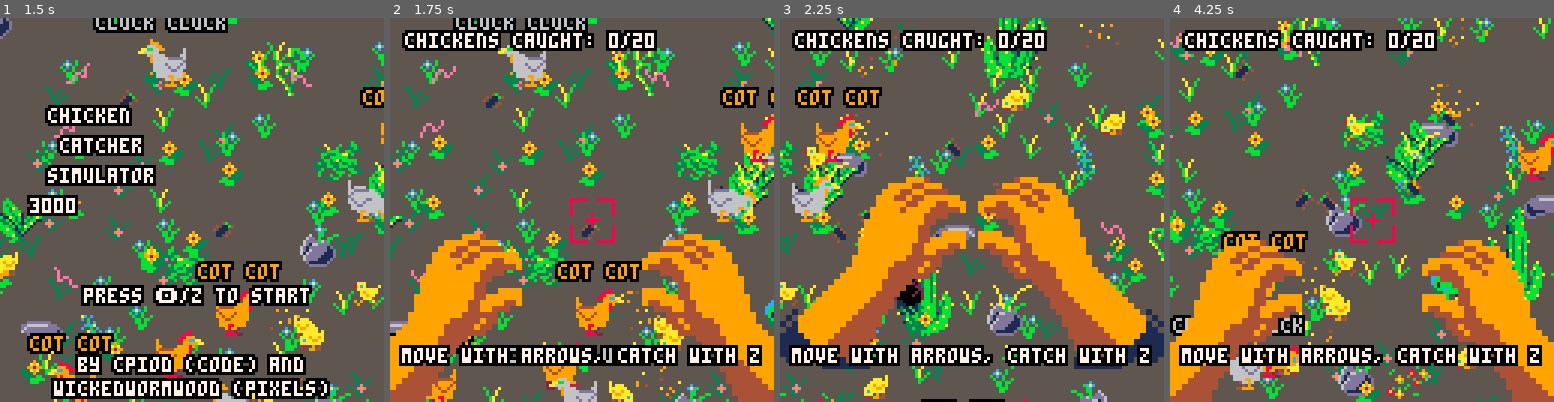
Above: before the commit, frames 1-4 (left to right).
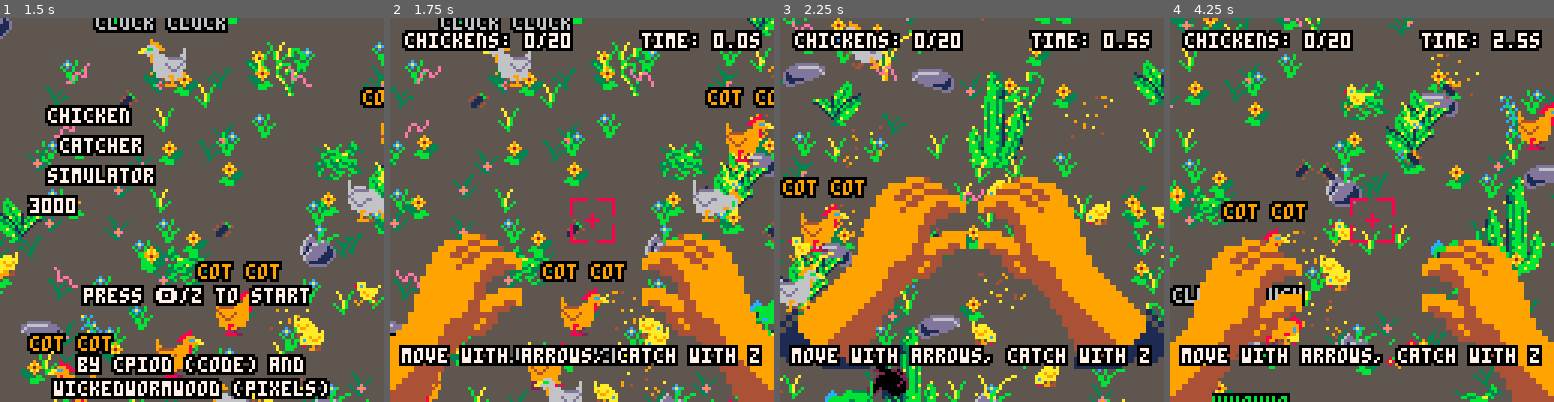
Above: after the commit, the same moments.

Repository: cpiod/ChickenCatcherSimulator3000
Game: PICO-8 cartridge chicken.p8
Two runs of this game, one before a commit and one after it. Both use one fixed random seed, a clock stepped at 60 frames per second and the inputs below.
Inputs:
- Up to frame 1 (1.5 s): tap O (Z key) at 0.7 s
- Up to frame 2 (1.75 s): hold Right from 1.6 s (still down); tap O (Z key) at 1.7 s
- Up to frame 3 (2.25 s): release Right at 2.1 s; tap O (Z key) at 2.1 s; hold Up from 2.15 s (still down)
- Up to frame 4 (4.25 s): release Up at 2.42 s; hold Right 2.47-3.03 s; tap O (Z key) every 0.4 s from 2.5 to 4.1 s; hold Left 3.08-3.58 s; hold Down 3.63-3.97 s; hold Right from 4.02 s (still down)

Frame 1 is identical in both runs. In frame 2, 26% of the frame differs, in the area x 0-100%, y 0-100%; in frame 3, 31%; in frame 4, 30%.

Commit message:
Speedrun mode

Diff:
--- a/chicken.p8
+++ b/chicken.p8
@@ -92,6 +92,8 @@
 	if s==0 then
 	 -- title
 	 if btnp(🅾️) then
+	  t0=t()
+	  t1=nil
 	  s=1
 	  tmsg=t()+5
 	 end
@@ -107,7 +109,23 @@
 	   hand_xo=20 hand_yo=-20 s=2 make_run()
 	  end
 	 end
-	 -- controls
+
+	elseif s==3 and t()>ts then
+	 -- end of capturing animation
+  hand_xo=0
+  hand_yo=0
+  s=1
+ end
+
+ -- update hand position
+ if(hand_x<hand_xo) hand_x+=2
+ if(hand_y>hand_yo) hand_y-=4
+
+ if(hand_x>hand_xo) hand_x-=1
+ if(hand_y<hand_yo) hand_y+=1
+
+ if s==1 or s==2 then
+ 	 -- controls
 	 if(btn(⬆️)) camy-=5
 	 if(btn(⬇️)) camy+=5
 	 if(btn(⬅️)) camx-=5
@@ -118,20 +136,7 @@
 	 if(camx>sizex-128) camx=sizex-128
 	 if(camy<0) camy=0
 	 if(camy>sizey-128) camy=sizey-128
-
-	elseif s==3 and t()>ts then
-	 -- end of capturing animation
-  hand_xo=0
-  hand_yo=0
-  s=1
- end
-
- -- update hand position
- if(hand_x<hand_xo) hand_x+=2
- if(hand_y>hand_yo) hand_y-=4
-
- if(hand_x>hand_xo) hand_x-=1
- if(hand_y<hand_yo) hand_y+=1
+	end
 
  -- hand are ready to capture
  if s==2 and hand_x==hand_xo and hand_y==hand_yo then
@@ -144,6 +149,7 @@
    s=3
    ts=t()+1
    sfx(0)
+   if(#chick==0) t1=t()
   else
    -- no chicken :(
    hand_xo=0
@@ -258,7 +264,16 @@
 
 	-- score
 	if s==1 or s==2 or s==3 then
-	 niceprint("chickens caught: "..score.."/"..nbchick,5,5,7,0)
+	 niceprint("chickens: "..score.."/"..nbchick,5,5,7,0)
+	 local d=((t1 and t1 or t())-t0)
+	 d=flr(d*10)/10
+	 if d%1==0 then
+	  d=tostr(d)..".0"
+	 else
+	  d=tostr(d)
+	 end
+	 local s="time: "..d.."s"
+	 niceprint(lpad(s,12),76,5,7,0)
 	end
 
 	-- game over message
@@ -287,6 +302,11 @@
 	end
 --	camera()
 --	print(stat(0).."kib "..(100*stat(1)).."% "..stat(7).."fps",1,23,8)
+end
+
+function lpad(s,l)
+ if(#s<l) return lpad(" "..s,l)
+ return s
 end
 
 -- check whether something is on screen
Not shown, changed: chicken.p8.png
